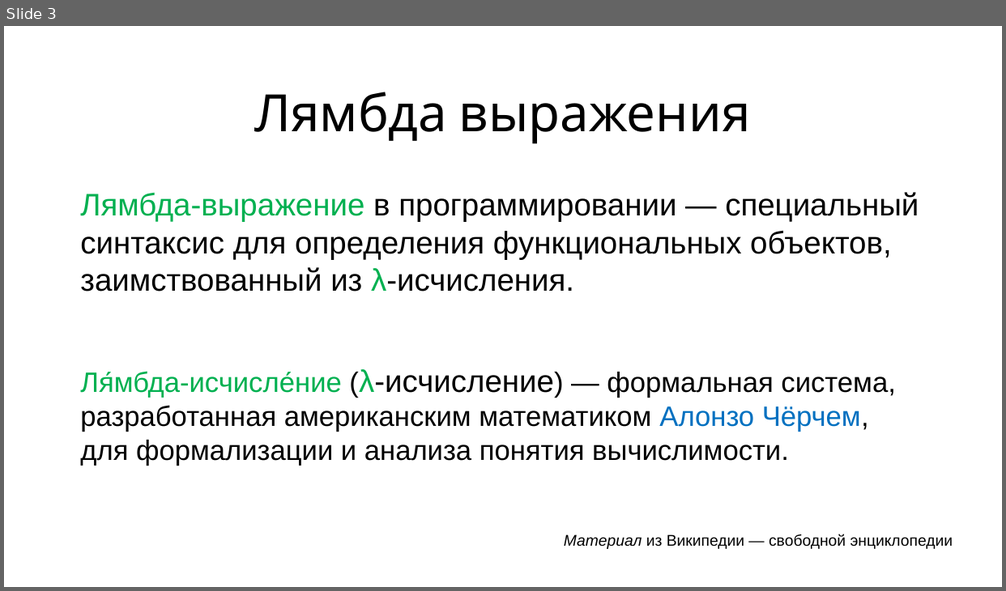
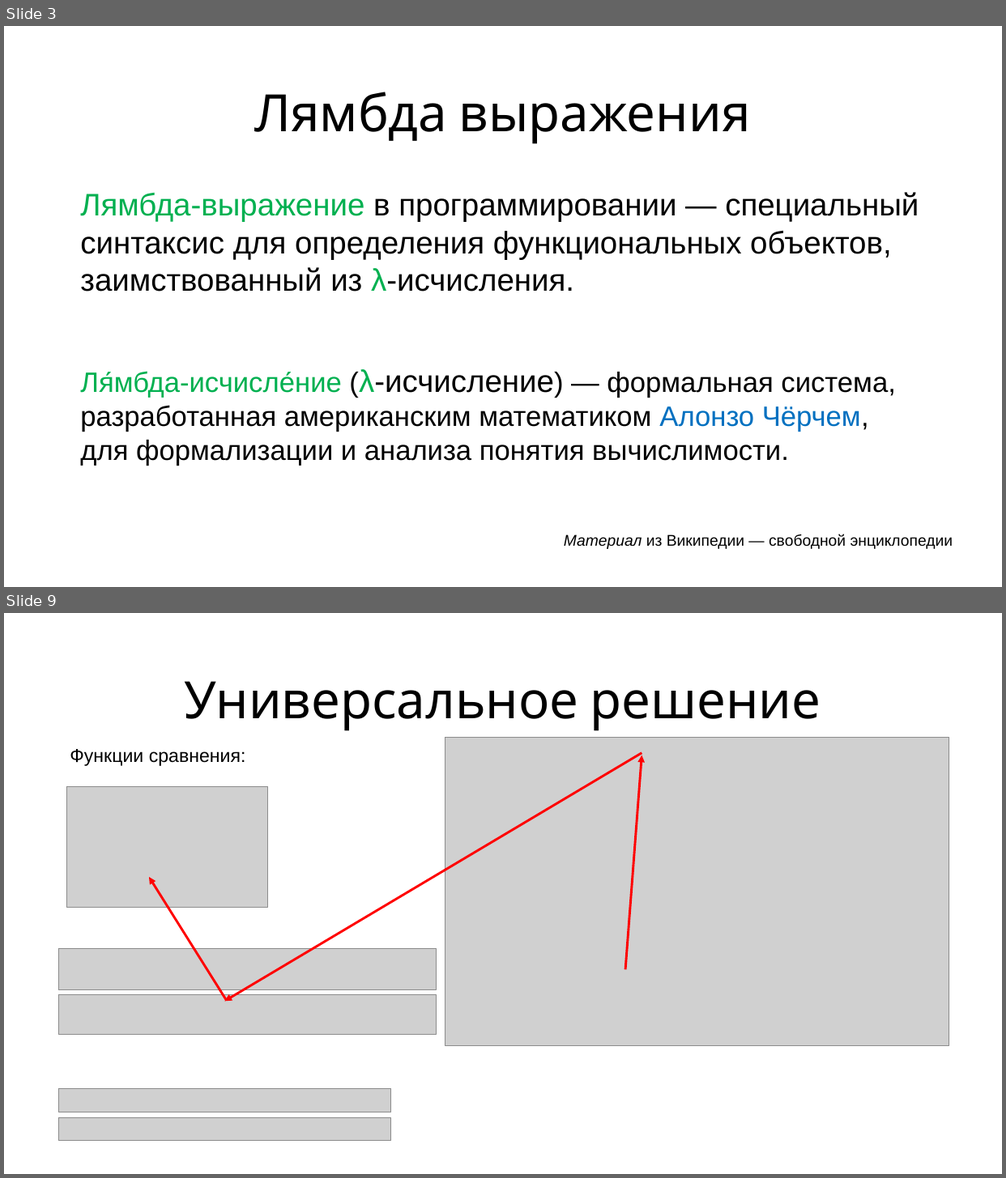
Before and after one commit to maxchv/LearnPython, a slide deck: week06/Lambda.pptx. Shown one above the other, each under a label of ours: slide 3 before the commit, slides 3 and 9 after it; the slides between them are not shown. The pictures are 1006x591 and 1006x1178 pixels, drawn with LibreOffice and Linux fonts; fonts in the diff are those of the drawing; grey boxes stand for pictures. Boxes give left, top, right and bottom in pixels: in the first picture for what was removed or moved away, otherwise in the second. Text is boxed around its words. In the diff, an @@ line names an element or a change of style, - is before the commit and + after.

```diff
--- a/week06/Lambda.pptx
+++ b/week06/Lambda.pptx
@@ slide 9 added at box(4, 613, 1002, 1174), background #FFFFFF @@
@@ title added at box(184, 681, 821, 731), 66 pt, text #000000 @@
+Универсальное решение
@@ text added at box(70, 749, 246, 766), 24 pt, text #000000 @@
+Функции сравнения:
@@ arrow added from (641, 753) to (224, 1001), #FF0000 3 pt @@
@@ picture added at box(445, 738, 948, 1046) @@
@@ arrow added from (625, 969) to (641, 755), #FF0000 3 pt @@
@@ picture added at box(67, 786, 268, 907) @@
@@ arrow added from (226, 1001) to (149, 877), #FF0000 3 pt @@
@@ picture added at box(58, 949, 436, 990) @@
@@ picture added at box(58, 995, 436, 1034) @@
@@ picture added at box(58, 1089, 390, 1112) @@
@@ picture added at box(58, 1118, 390, 1141) @@
```
Also in this commit, not shown: 6 slides changed, 18 other slides added, 5 slides removed, 2 other files.
